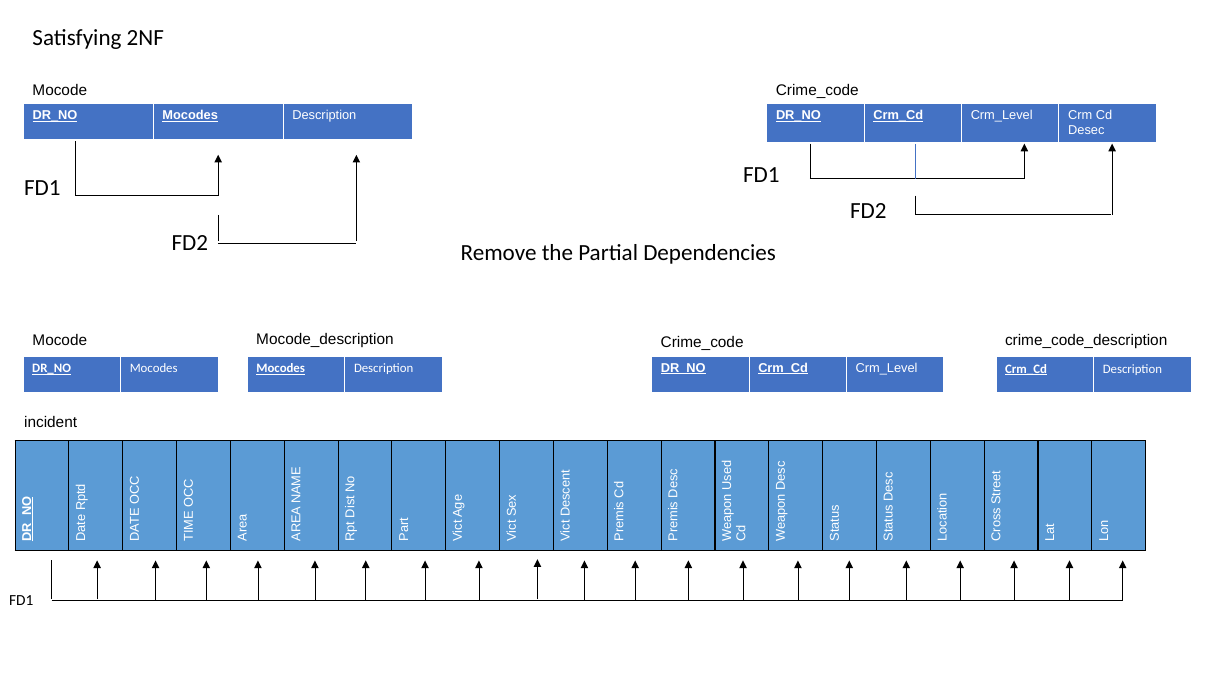
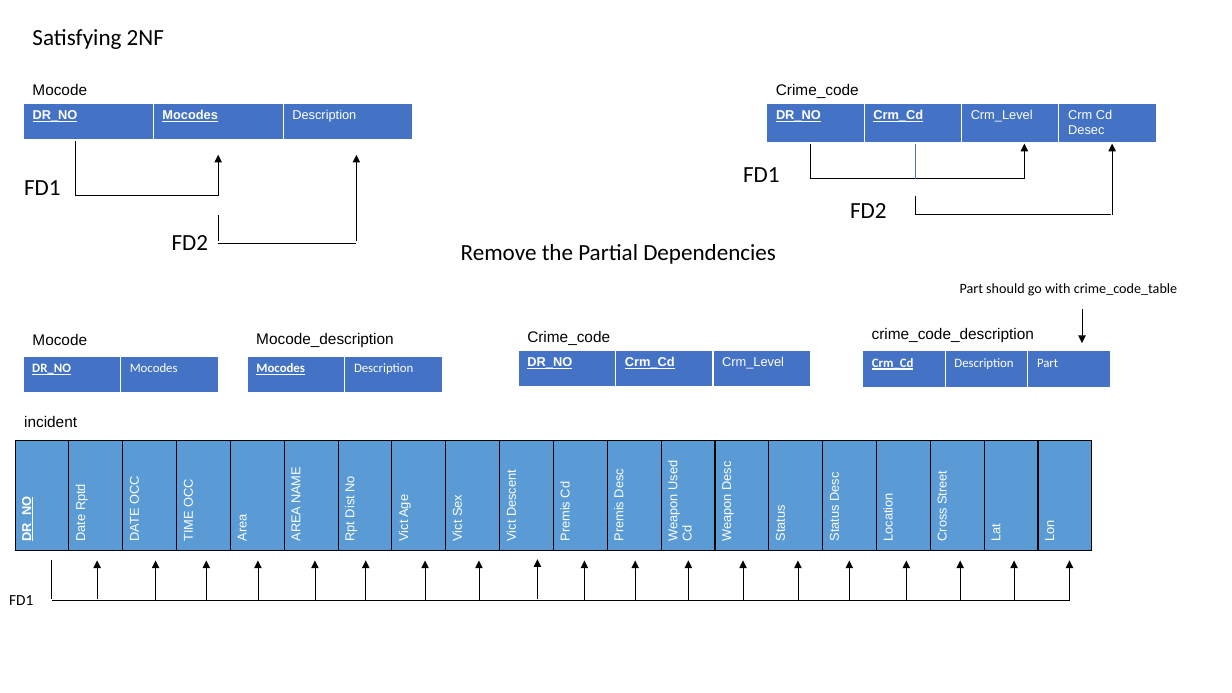
Before and after one commit to Elmerh14/LAPD-Database, a slide deck: slide 2 of data_base_normalization.pptx. Drawn at 1232x693 pixels with LibreOffice and Linux fonts; fonts in the diff are those of the drawing. Boxes give left, top, right and bottom in pixels: in the first picture for what was removed or moved away, otherwise in the second. Text is boxed around its words. In the diff, an @@ line names an element or a change of style, - is before the commit and + after.

```diff
--- a/data_base_normalization.pptx
+++ b/data_base_normalization.pptx
@@ text added at (960,283,1177,296), 11 pt, text #000000 @@
+Part should go with crime_code_table
@@ 2 texts, 1 table: place and size @@
-2 texts, 1 table at (652,334,1167,394)
+2 texts, 1 table at (518,328,1034,388)
@@ arrow moved from (1123, 601) - (1123, 561) to (1082, 310) - (1082, 343) @@
@@ table at (863,351,1110,389) @@
+column 3: Part
@@ table: place and size @@
-table at (996,357,1192,395)
+table at (863,351,1110,389)
@@ table at (15,441,1087,547) @@
-column 8: Part
@@ table: place and size @@
-table at (15,441,1141,547)
+table at (15,441,1087,547)
@@ line moved from (52, 601) - (1123, 601) to (52, 601) - (1069, 601) @@
```
Also in this commit, not shown: 3 other slides changed, 1 slide added, 8 other files.
